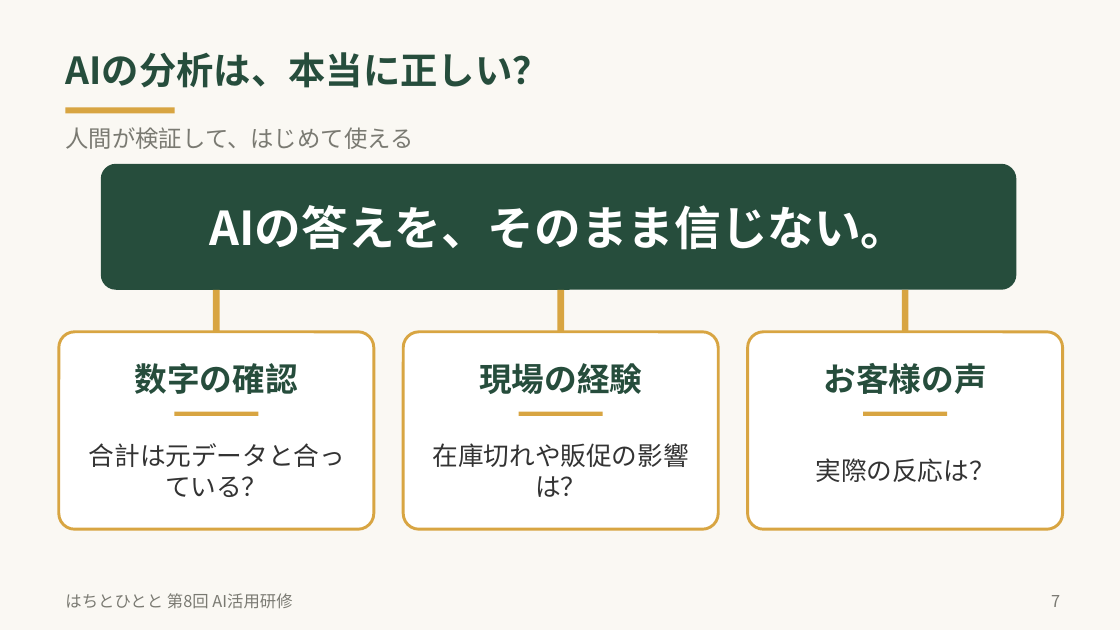
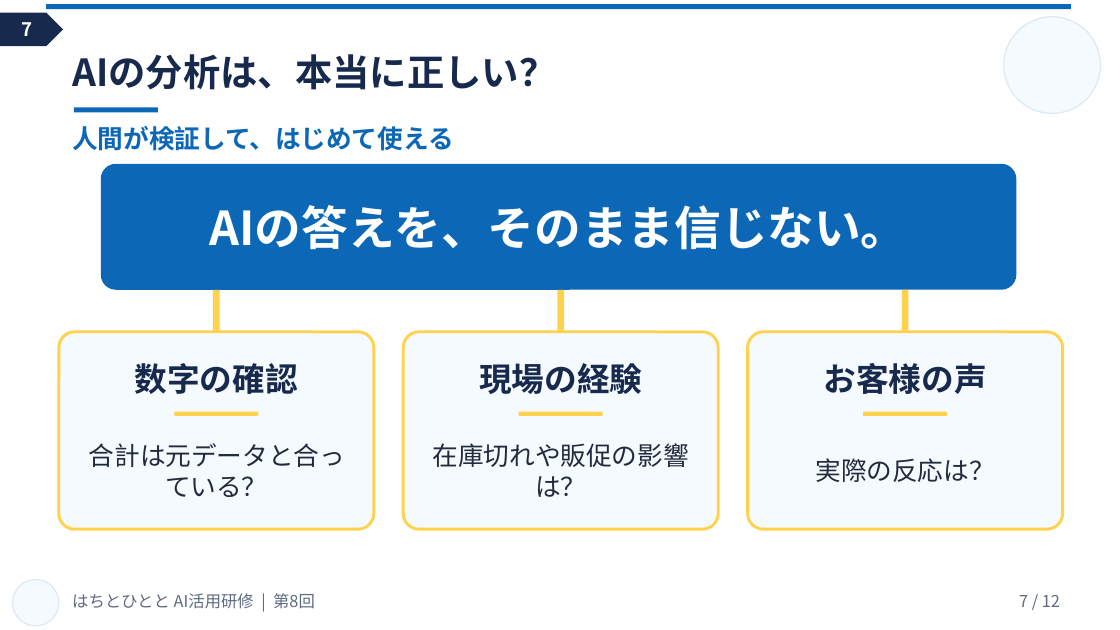
Before and after one commit to keisukegent/hachitohitoto, a slide deck: slide 7 of はちとひとと_第8回_AI販売データ分析研修.pptx. Drawn at 1120x630 pixels with LibreOffice and Linux fonts; fonts in the diff are those of the drawing. Boxes give left, top, right and bottom in pixels: in the first picture for what was removed or moved away, otherwise in the second. Text is boxed around its words. In the diff, an @@ line names an element or a change of style, - is before the commit and + after.

```diff
--- a/はちとひとと_第8回_AI販売データ分析研修.pptx
+++ b/はちとひとと_第8回_AI販売データ分析研修.pptx
@@ background #FAF8F3 to #FFFFFF @@
@@ pentagon arrow added at bbox=[0, 13, 63, 46], fill #17294D, 16 pt, text #FFFFFF, bold @@
+7
@@ rectangle added at bbox=[46, 4, 1071, 9], fill #0C68B7 @@
@@ ellipse added at bbox=[1004, 17, 1101, 113], fill #F5FAFF, outline #DCE8F3 1 pt @@
@@ text colour #264D3C to #17294D in 4 elements at bbox=[135, 363, 298, 394], bbox=[479, 363, 642, 394], bbox=[824, 363, 987, 394], bbox=[72, 54, 556, 90] @@
@@ text "AIの分析は、本当に正しい？": place and size @@
-text "AIの分析は、本当に正しい？" at bbox=[65, 52, 549, 88]
+text "AIの分析は、本当に正しい？" at bbox=[72, 54, 556, 90]
@@ text "人間が検証して、はじめて使える": place and size @@
-text "人間が検証して、はじめて使える" at bbox=[65, 127, 413, 149]
+text "人間が検証して、はじめて使える" at bbox=[72, 126, 454, 151]
@@ text "人間が検証して、はじめて使える" at bbox=[72, 126, 454, 151]: size 20 to 22 pt, text colour #7A7A72 to #0C68B7, bold on @@
@@ rectangle: place and size @@
-rectangle at bbox=[66, 108, 175, 113]
+rectangle at bbox=[74, 108, 158, 113]
@@ rectangle at bbox=[74, 108, 158, 113]: fill #D8A542 to #0C68B7 @@
@@ rounded rectangle "AIの答えを、そのまま信じない。" at bbox=[101, 164, 1017, 290]: fill #264D3C to #0C68B7 @@
@@ fill #FFFFFF to #F5FAFF; outline #D8A542 2.5 pt to #FFD24D 2.5 pt in 3 elements at bbox=[59, 332, 374, 529], bbox=[403, 332, 718, 529], bbox=[748, 332, 1063, 529] @@
@@ fill #D8A542 to #FFD24D in 6 elements at bbox=[213, 290, 220, 332], bbox=[175, 412, 259, 416], bbox=[557, 290, 564, 332], bbox=[518, 412, 602, 416], bbox=[902, 290, 908, 332], bbox=[863, 412, 947, 416] @@
@@ text colour #333333 to #222B3D in 3 elements at bbox=[89, 443, 345, 497], bbox=[433, 443, 689, 497], bbox=[815, 458, 994, 482] @@
@@ ellipse added at bbox=[13, 580, 59, 626], fill #F5FAFF, outline #DCE8F3 1 pt @@
@@ text at bbox=[72, 593, 315, 609]: text changed; text colour #7A7A72 to #5D6B82 @@
-はちとひとと 第8回 AI活用研修
+はちとひとと AI活用研修 | 第8回
@@ page number at bbox=[1019, 595, 1060, 607]: text changed; text colour #7A7A72 to #5D6B82 @@
-7
+7 / 12
```
Also in this commit, not shown: 11 other slides changed, 2 other files.
